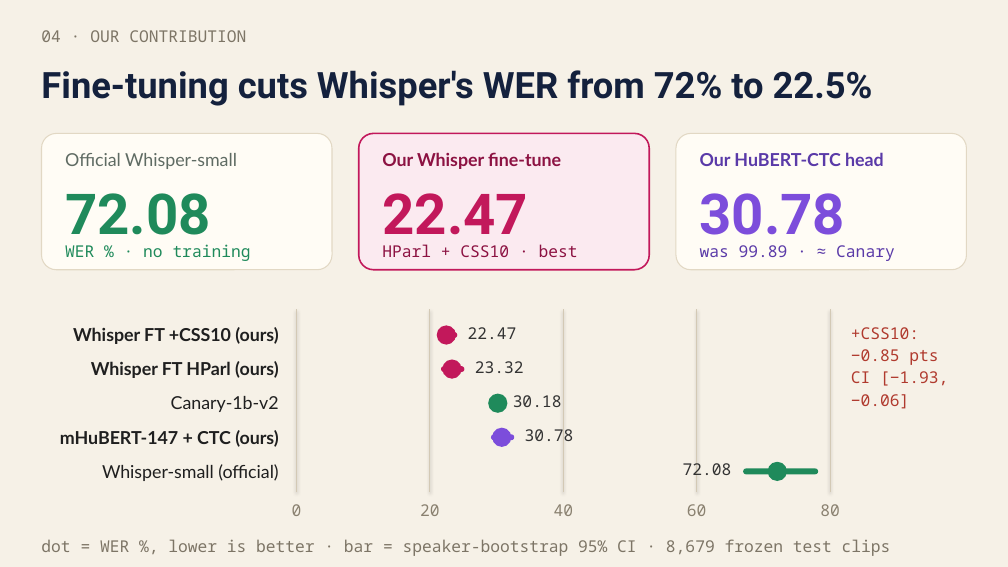
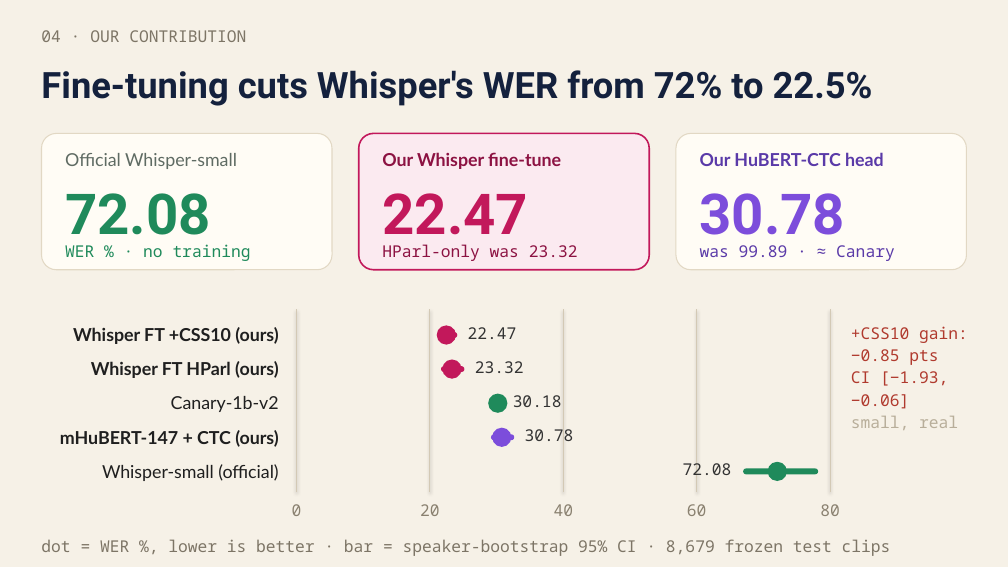
Before and after one commit to kaanksn1/greek-parliamentary-asr, a slide deck: slide 4 of presentation/greek_parliamentary_asr.pptx. Drawn at 1008x567 pixels with LibreOffice and Linux fonts; fonts in the diff are those of the drawing. Boxes give left, top, right and bottom in pixels: in the first picture for what was removed or moved away, otherwise in the second. Text is boxed around its words. In the diff, an @@ line names an element or a change of style, - is before the commit and + after.

```diff
--- a/presentation/greek_parliamentary_asr.pptx
+++ b/presentation/greek_parliamentary_asr.pptx
@@ text at (x1=382, y1=244, x2=578, y2=261): text changed @@
-HParl + CSS10 · best
+HParl-only was 23.32
@@ text at (x1=851, y1=326, x2=968, y2=343): text changed @@
-+CSS10:
++CSS10 gain:
@@ text added at (x1=851, y1=416, x2=958, y2=430), 15.5 pt, text #B8AE9A @@
+small, real
```
Also in this commit, not shown: 4 other slides changed, 3 other files.
